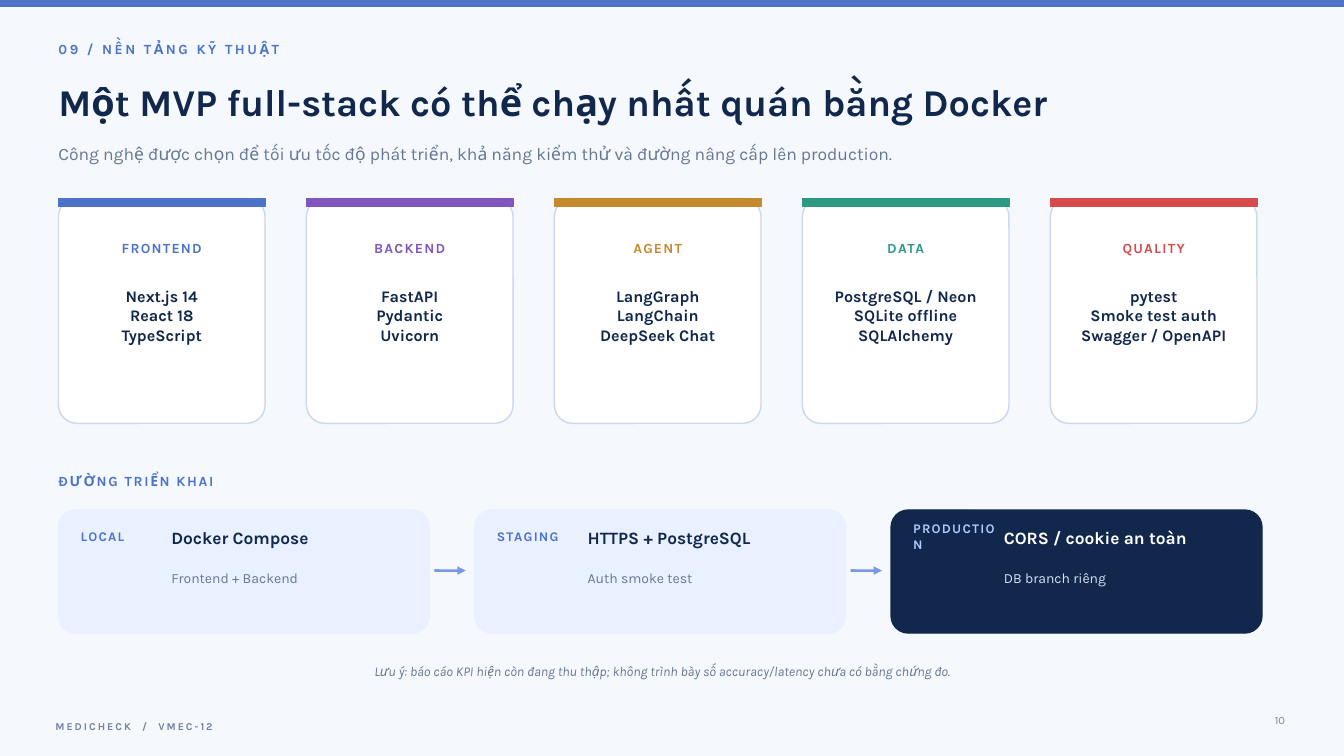
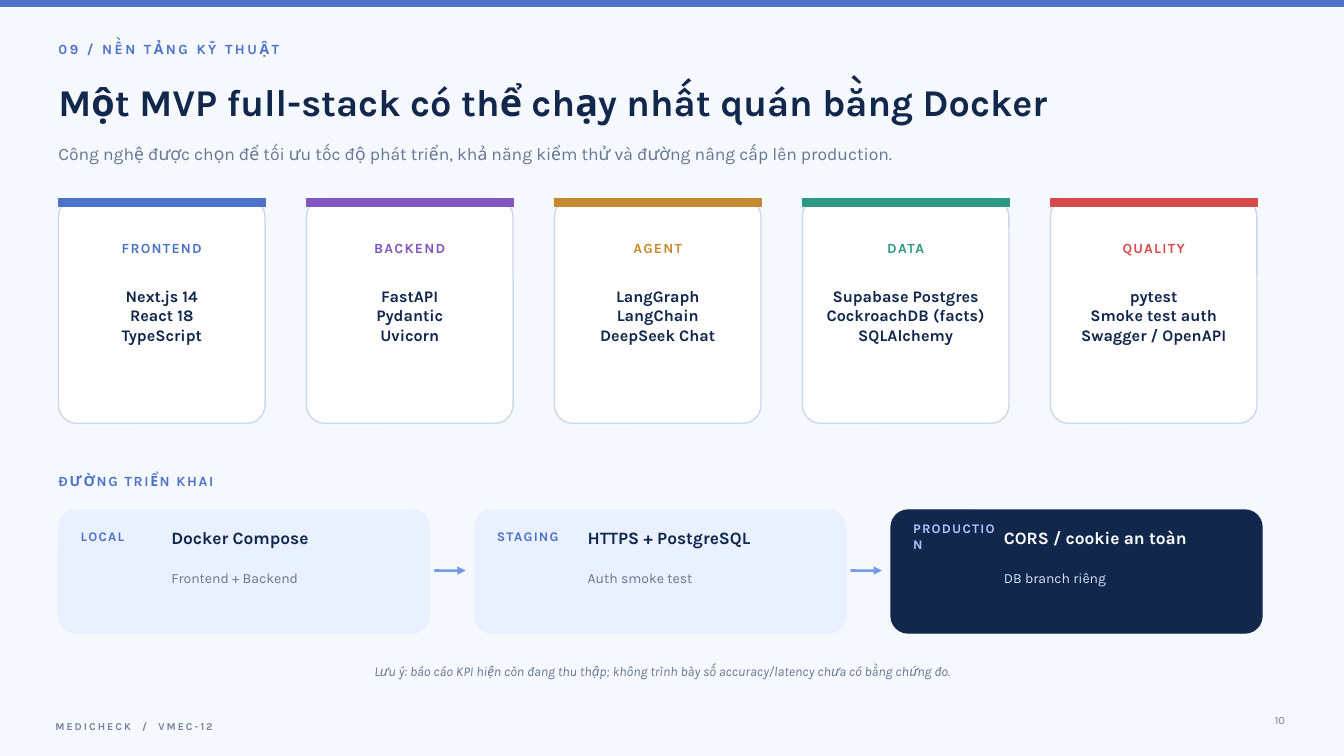
Before and after one commit to HoangToan-nobi/AI-assisted-medication-use, a slide deck: slide 10 of presentation/pitch_deck.pptx. Drawn at 1344x756 pixels with LibreOffice and Linux fonts; fonts in the diff are those of the drawing. Boxes give left, top, right and bottom in pixels: in the first picture for what was removed or moved away, otherwise in the second. Text is boxed around its words. In the diff, an @@ line names an element or a change of style, - is before the commit and + after.

```diff
--- a/presentation/pitch_deck.pptx
+++ b/presentation/pitch_deck.pptx
@@ text at box(827, 291, 985, 323): text changed @@
-PostgreSQL / Neon
-SQLite offline
+Supabase Postgres
+CockroachDB (facts)
```
Also in this commit, not shown: 1 other slide changed, 1 slide added, 30 other files.
